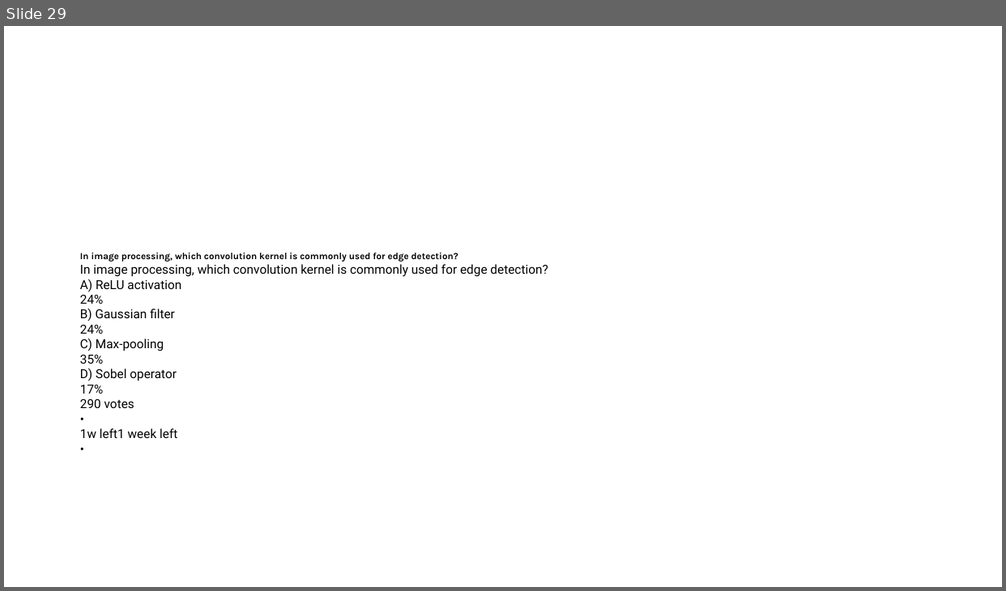
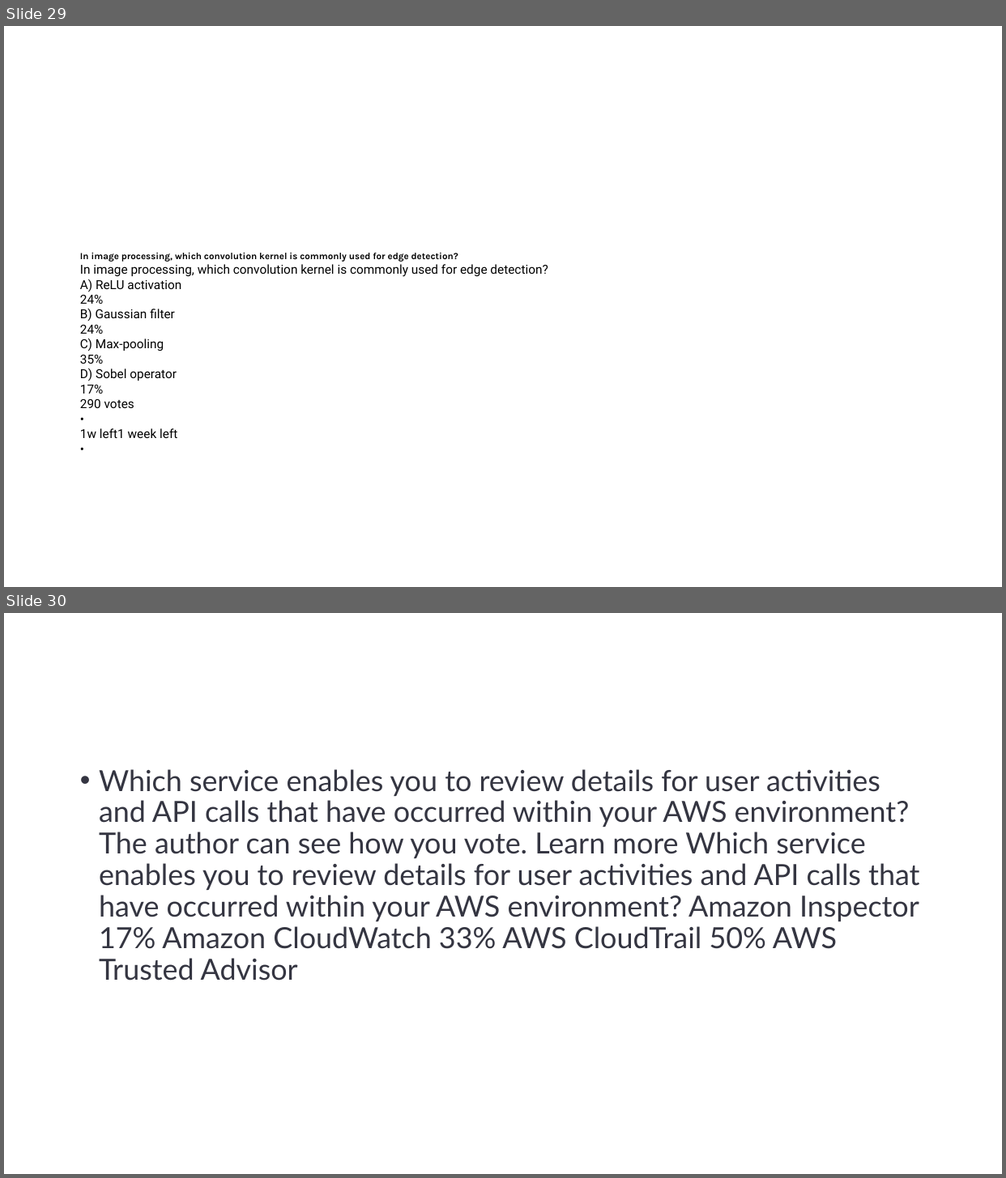
Before and after one commit to Saira55/Machine-Learning-Multiple-Choice-Questions, a slide deck: Machine Learning Quiz Question.pptx. Shown one above the other, each under a label of ours: slide 29 before the commit, slides 29 and 30 after it. The pictures are 1006x591 and 1006x1178 pixels, drawn with LibreOffice and Linux fonts; fonts in the diff are those of the drawing. Boxes give left, top, right and bottom in pixels: in the first picture for what was removed or moved away, otherwise in the second. Text is boxed around its words. In the diff, an @@ line names an element or a change of style, - is before the commit and + after.

```diff
--- a/Machine Learning Quiz Question.pptx
+++ b/Machine Learning Quiz Question.pptx
@@ slide 30 added at (4, 613, 1002, 1174), background #FFFFFF @@
@@ text added at (99, 769, 919, 981), 28 pt, text #343541 @@
+• Which service enables you to review details for user activities and API calls that have occurred within your AWS environment?The author can see how you vote. Learn more Which service enables you to review details for user activities and API calls that have occurred within your AWS environment? Amazon Inspector 17% Amazon CloudWatch 33% AWS CloudTrail 50% AWS Trusted Advisor
```
Also in this commit, not shown: 1 other slide added.
